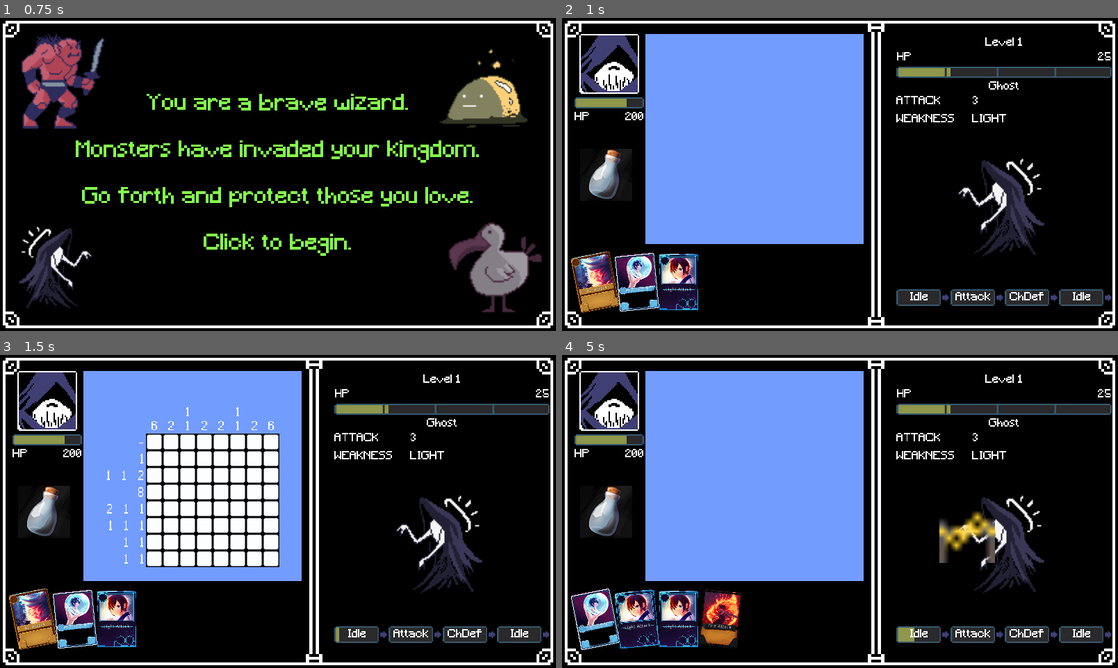
Above: before the commit, frames 1-4 (two rows, left to right).
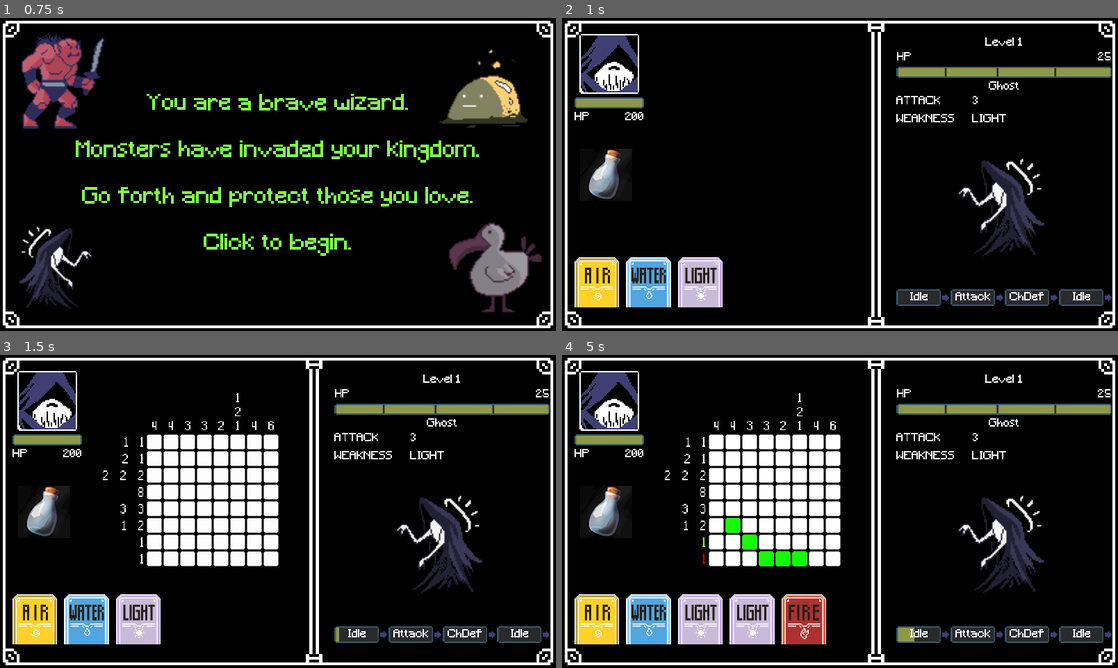
Above: after the commit, the same moments.

Repository: AndrewWilkinson88/LudumDare51
Game: Godot game, scene res://SplashScreen.tscn
The game is run twice, just before and just after one commit, with the same random seed, the same clock (stepped at 60 frames per second) and the same inputs.
Inputs (mouse positions are in pixels of both pictures, inside the frame that each line leads up to):
- Up to frame 1 (0.75 s): tap Enter (start_game) at 0.5, 0.6 s; move the mouse to (400, 158) at 0.52 s; hold Right (move_right) from 0.53 s (still down); click (400, 158) at 0.67 s
- Up to frame 2 (1 s): keep holding Right (move_right); tap Space at 0.77 s
- Up to frame 3 (1.5 s): release Right (move_right) at 1.25 s; click (33, 617) at 1.27 s
- Up to frame 4 (5 s): tap Enter (start_game) at 2, 2.75, 2.85, 4.25, 4.35 s; drag from (728, 527) to (812, 574) at 2.02 s; move the mouse to (895, 442) at 2.77 s; hold Right (move_right) 2.78-3.5 s; click (895, 442) at 2.92 s; drag from (812, 574) to (673, 464) at 3.52 s; move the mouse to (1006, 558) at 4.27 s; hold Left (move_left) from 4.28 s (still down); click (1006, 558) at 4.42 s; tap Space at 4.52 s

Frame 1 is identical in both runs. In frame 2, 32% of the frame differs, in the area x 1-99%, y 5-95%; in frame 3, 21%; in frame 4, 36%.

Commit message:
Updated Card Graphics, Updated player and enemy health bars, removed the picross area background

Diff:
--- a/BattleScene.gd
+++ b/BattleScene.gd
@@ -7,6 +7,7 @@
 enum attack_type {ATTACK_FIRE, ATTACK_AIR, ATTACK_ICE, ATTACK_PHYSICAL}
 enum weakness_type {WEAKNESS_FIRE, WEAKNESS_AIR, WEAKNESS_ICE, WEAKNESS_LIGHT}
 
+var player_start_health
 var player_health
 var player_deck
 var player_hand
@@ -16,8 +17,10 @@
 var _playerAttackBonus
 var _playerPowerup
 var monster_health_text
+var monster_health_bar
 var monster_actions
 var level_text
+var player_health_bar
 
 #var monster_init
 var monster_name
@@ -38,6 +41,7 @@
 signal battle_ended
 
 func init(playerDeckDef, playerHealth, playerAttackBonus, playerPowerup, encounter, encounterLevel):
+	player_start_health = playerHealth
 	player_health = playerHealth
 	_playerAttackBonus = playerAttackBonus
 	_playerPowerup = playerPowerup
@@ -55,10 +59,12 @@
 	monster_container = $EnemySide/MarginContainer/GridContainer/MonsterContainer
 	monster_health_text = $EnemySide/MarginContainer/GridContainer/VBoxContainer/HBoxContainer/Label_monster_health
 	monster_actions = $EnemySide/MarginContainer/GridContainer/MonsterActions
+	monster_health_bar = $EnemySide/MarginContainer/GridContainer/VBoxContainer/MonsterHealthProgress
 	arrow_image = Image.new()
 	arrow_image.load("res://UI_Art/Action_Arrow.png")
 
 	#Player Stuff
+	player_health_bar = $PlayerSide/PlayerMargins/PlayerLayout/GridContainer/VBoxContainer/TextureProgress
 	player_health_text = $PlayerSide/PlayerMargins/PlayerLayout/GridContainer/VBoxContainer/HBoxContainer/Label_PlayerHealth
 	picross_container = $PlayerSide/PlayerMargins/PlayerLayout/GridContainer/PicrossContainer
 	player_hand_container = $PlayerSide/PlayerMargins/PlayerLayout/PlayerHandContainer
@@ -75,6 +81,9 @@
 	current_monster.connect("monster_queue_change", self, "update_monster_queue")
 	current_monster.connect("monster_death", self, "_onMonsterDeath")
 	current_monster.init(encounter)
+	monster_health_bar.max_value = current_monster.remaining_health
+	monster_health_bar.value = current_monster.remaining_health
+
 	monster_timer = current_monster.get_node("MonsterActionTimer")
 	monster_name.text = encounter.encounterName
 	current_monster.position.x = sprite_rect.size.x / 2
@@ -102,7 +111,7 @@
 	$EnemySide/MarginContainer/GridContainer/VBoxContainer/HBoxContainer2/VBoxContainer2/Label_EnemyAttack.text = str(newAttack)
 
 func _onMonsterWeaknessChange():
-	$EnemySide/MarginContainer/GridContainer/VBoxContainer/HBoxContainer2/VBoxContainer2/Label_EnemyWeakness.text = Monster.weakness_type.keys()[current_monster.current_weakness_type]
+	$EnemySide/MarginContainer/GridContainer/VBoxContainer/HBoxContainer2/VBoxContainer2/Label_EnemyWeakness.text = current_monster.weakness_type.keys()[current_monster.current_weakness_type]
 
 func _usePowerup():
 	if(cur_card != null ):
@@ -117,6 +126,9 @@
 func _process(delta):
 	monster_health_text.text = str(current_monster.remaining_health)
 	player_health_text.text = str(player_health)
+	player_health_bar.max_value = player_start_health
+	player_health_bar.value = player_health
+	monster_health_bar.value = current_monster.remaining_health
 	if(monster_actions.get_child_count() != 0):
 		monster_actions.get_child(0).value = 10-monster_timer.time_left
 		pass
@@ -124,11 +136,12 @@
 
 func player_take_damage(damage):
 	player_health -= damage
-
 	if player_health <= 0:
 		victory_label.text = "Defeat"
 		_playVictoryDefeat()
 	pass
+
+
 func _playVictoryDefeat():
 	victory_label.visible = true
 	victory_label.modulate.a = 0
--- a/BattleScene.tscn
+++ b/BattleScene.tscn
@@ -147,7 +147,7 @@
 margin_bottom = 604.0
 size_flags_horizontal = 3
 size_flags_vertical = 3
-color = Color( 0.45098, 0.611765, 1, 1 )
+color = Color( 0.45098, 0.611765, 1, 0 )
 
 [node name="PlayerHandContainer" type="HBoxContainer" parent="PlayerSide/PlayerMargins/PlayerLayout"]
 margin_top = 614.0
@@ -156,7 +156,6 @@
 rect_min_size = Vector2( 0, 200 )
 size_flags_horizontal = 3
 custom_constants/separation = 20
-alignment = 1
 script = ExtResource( 4 )
 
 [node name="Separator" type="NinePatchRect" parent="."]
--- /dev/null
+++ b/Card.tscn
@@ -0,0 +1,18 @@
+[gd_scene load_steps=3 format=2]
+
+[ext_resource path="res://cards/Card.gd" type="Script" id=1]
+[ext_resource path="res://UI_Art/Air_Card.png" type="Texture" id=2]
+
+[node name="Card" type="TextureRect"]
+margin_right = 172.0
+margin_bottom = 192.0
+texture = ExtResource( 2 )
+stretch_mode = 6
+script = ExtResource( 1 )
+
+[node name="Button" type="Button" parent="."]
+self_modulate = Color( 1, 1, 1, 0 )
+anchor_right = 1.0
+anchor_bottom = 1.0
+
+[connection signal="pressed" from="Button" to="." method="_on_Button_pressed"]
--- a/PlayerHand.gd
+++ b/PlayerHand.gd
@@ -2,7 +2,11 @@
 
 class_name PlayerHand
 
+var card
 var cards:Array
+
+func _init():
+	card = load("res://Card.tscn")
 
 # Called when the node enters the scene tree for the first time.
 func _ready():
@@ -10,15 +14,11 @@
 	pass # Replace with function body.
 
 func addCard(cardDef, battleScene):
-	var card = Card.new(cardDef)
-	card.connect("play_card", battleScene ,"_on_card_clicked")
-
-	card.set_position(Vector2(cards.size() * 120 + 60, 100))
-	card.set_rotation( - PI / 16.0 + cards.size() * (PI / 32.0))
-
-	add_child(card)
-
-	cards.append(card)
+	var new_card = card.instance()
+	new_card.init(cardDef)
+	new_card.connect("play_card", battleScene ,"_on_card_clicked")
+	add_child(new_card)
+	cards.append(new_card)
 	pass
 
 func removeCard(card, battleScene):
@@ -33,8 +33,9 @@
 
 func respace():
 	for i in cards.size():
-		cards[i].set_position(Vector2(i * 120 + 60, 100))
-		cards[i].set_rotation( - PI / 16.0 + i * (PI / 32.0))
+		#cards[i].set_position(Vector2(i * 120 + 60, 100))
+		#cards[i].set_rotation( - PI / 16.0 + i * (PI / 32.0))
+		pass
 	pass
 
 func cardCount():
--- a/cards/Card.gd
+++ b/cards/Card.gd
@@ -1,5 +1,4 @@
-extends Node2D
-
+extends TextureRect
 class_name Card
 
 signal play_card(card)
@@ -7,7 +6,7 @@
 var _cardDef
 var _pickedPicross:Texture
 
-var _cardBorder:Sprite
+var _cardBorder:TextureRect
 var _cardImage:Sprite
 
 var _picross:PicrossPuzzle
@@ -15,39 +14,12 @@
 func _test(card):
 	print("card name = " + card._cardDef.cardName)
 
-func _init(cardDef):
+func init(cardDef):
 	randomize()
-	#connect("play_card", self, "_test")
 	_cardDef = cardDef
 	if _cardDef.picrossPool.size() > 0:
 		_pickedPicross = _cardDef.picrossPool[randi() % _cardDef.picrossPool.size()]
-	_cardBorder = Sprite.new()
-	#_cardBorder.centered = false
-	_cardBorder.scale.x = .08
-	_cardBorder.scale.y = .08
-	_cardBorder.texture = _cardDef.borderArt
-
-	_cardImage = Sprite.new()
-	#_cardImage.centered = false
-	#_cardImage.position.x = 10
-	_cardImage.position.y = -30
-	_cardImage.scale.x = .2
-	_cardImage.scale.y = .2
-	_cardImage.texture = _cardDef.cardArt
-	add_child(_cardImage)
-	add_child(_cardBorder)
-
-	#set_size(_cardBorder.get_rect().size * 10)
-
-	var title:Label = Label.new()
-	title.set_size(Vector2(100,10))
-	title.valign = title.VALIGN_CENTER
-	title.align = title.ALIGN_CENTER
-	title.text = cardDef.cardName
-	title.set_position(Vector2(-50,14))
-	add_child(title)
-	#connect("pressed", self, "_button_pressed")
-
+	self.texture = _cardDef.borderArt
 	_picross = PicrossPuzzle.new(_pickedPicross)
 
 func getPuzzle():
@@ -59,16 +31,6 @@
 func getCardDef():
 	return _cardDef
 
-var mouseDown = false
-func _input(event):
-	if  (event is InputEventMouseButton and event.button_index == BUTTON_LEFT):
-		if(event.pressed and _cardBorder.get_rect().has_point(_cardBorder.to_local(event.position))):
-			#print("mouse down!")
-			mouseDown = true;
-		elif ( !event.pressed and _cardBorder.get_rect().has_point(_cardBorder.to_local(event.position))):
-			#print("mouse up!")
-			mouseDown = false;
-			emit_signal("play_card", self)
-		else :
-			mouseDown = false;
+func _on_Button_pressed():
+	emit_signal("play_card", self)
 	pass
--- a/cards/cardObjects/basic_air_attack.tres
+++ b/cards/cardObjects/basic_air_attack.tres
@@ -3,7 +3,7 @@
 [ext_resource path="res://picross/Air/air_6.png" type="Texture" id=1]
 [ext_resource path="res://picross/Air/air_1.png" type="Texture" id=2]
 [ext_resource path="res://cards/AttackCardDef.gd" type="Script" id=3]
-[ext_resource path="res://cards/cardArt/frame_wood.png" type="Texture" id=4]
+[ext_resource path="res://UI_Art/Air_Card.png" type="Texture" id=4]
 [ext_resource path="res://cards/cardArt/air/tornado2.png" type="Texture" id=5]
 [ext_resource path="res://picross/Air/air_2.png" type="Texture" id=6]
 [ext_resource path="res://picross/Air/air_7.png" type="Texture" id=7]
--- a/cards/cardObjects/basic_fire_attack.tres
+++ b/cards/cardObjects/basic_fire_attack.tres
@@ -3,7 +3,7 @@
 [ext_resource path="res://picross/Fire/fire_08.png" type="Texture" id=1]
 [ext_resource path="res://picross/Fire/fire_05.png" type="Texture" id=2]
 [ext_resource path="res://cards/AttackCardDef.gd" type="Script" id=3]
-[ext_resource path="res://cards/cardArt/frame_title_lava.png" type="Texture" id=4]
+[ext_resource path="res://UI_Art/Fire_Card.png" type="Texture" id=4]
 [ext_resource path="res://cards/cardArt/fire/fire2.png" type="Texture" id=5]
 [ext_resource path="res://picross/Fire/fire_02.png" type="Texture" id=6]
 [ext_resource path="res://picross/Fire/fire_09.png" type="Texture" id=7]
--- a/cards/cardObjects/basic_light_attack.tres
+++ b/cards/cardObjects/basic_light_attack.tres
@@ -2,7 +2,7 @@
 
 [ext_resource path="res://cards/AttackCardDef.gd" type="Script" id=1]
 [ext_resource path="res://picross/LIght/light_3.png" type="Texture" id=2]
-[ext_resource path="res://cards/cardArt/frame_title_sci-fi.png" type="Texture" id=3]
+[ext_resource path="res://UI_Art/Llight_Card.png" type="Texture" id=3]
 [ext_resource path="res://picross/LIght/light_1.png" type="Texture" id=4]
 [ext_resource path="res://picross/LIght/light_2.png" type="Texture" id=5]
 [ext_resource path="res://cards/cardArt/physical/fightingstance2.png" type="Texture" id=6]
--- a/cards/cardObjects/basic_water_attack.tres
+++ b/cards/cardObjects/basic_water_attack.tres
@@ -1,7 +1,7 @@
 [gd_resource type="Resource" load_steps=14 format=2]
 
 [ext_resource path="res://cards/AttackCardDef.gd" type="Script" id=1]
-[ext_resource path="res://cards/cardArt/frame_title_ice.png" type="Texture" id=2]
+[ext_resource path="res://UI_Art/Water_Card.png" type="Texture" id=2]
 [ext_resource path="res://cards/cardArt/ice/iceattack4.png" type="Texture" id=3]
 [ext_resource path="res://picross/Water/water_3.png" type="Texture" id=4]
 [ext_resource path="res://picross/Water/water_7.png" type="Texture" id=5]
--- a/project.godot
+++ b/project.godot
@@ -19,7 +19,7 @@
 "language": "GDScript",
 "path": "res://BattleScene.gd"
 }, {
-"base": "Node2D",
+"base": "TextureRect",
 "class": "Card",
 "language": "GDScript",
 "path": "res://cards/Card.gd"
@@ -54,11 +54,6 @@
 "language": "GDScript",
 "path": "res://Game.gd"
 }, {
-"base": "Sprite",
-"class": "Monster",
-"language": "GDScript",
-"path": "res://Monster.gd"
-}, {
 "base": "Node2D",
 "class": "PicrossCell",
 "language": "GDScript",
@@ -84,7 +79,6 @@
 "Encounter": "",
 "EncounterList": "",
 "Game": "",
-"Monster": "",
 "PicrossCell": "",
 "PicrossPuzzle": "",
 "PlayerHand": ""
Binary file added: UI_Art/Air_Card.png
Not shown, added: UI_Art/Air_Card.png.import
Binary file added: UI_Art/Fire_Card.png
Not shown, added: UI_Art/Fire_Card.png.import
Binary file added: UI_Art/Llight_Card.png
Not shown, added: UI_Art/Llight_Card.png.import
Binary file added: UI_Art/Water_Card.png
Not shown, added: UI_Art/Water_Card.png.import
